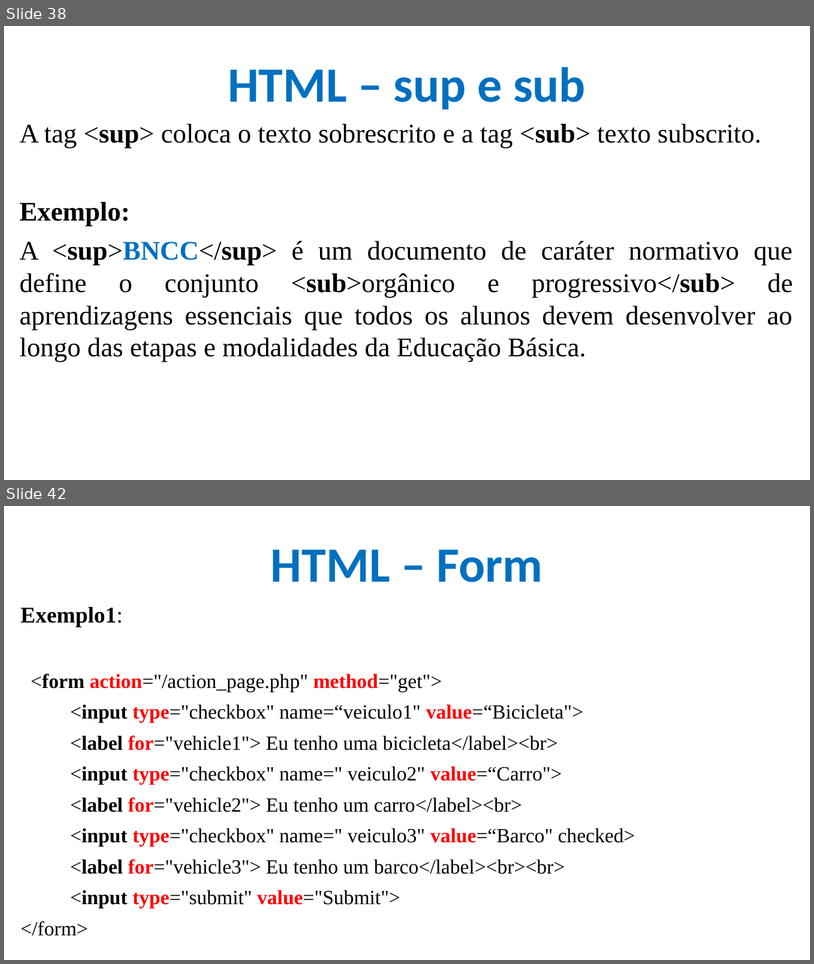
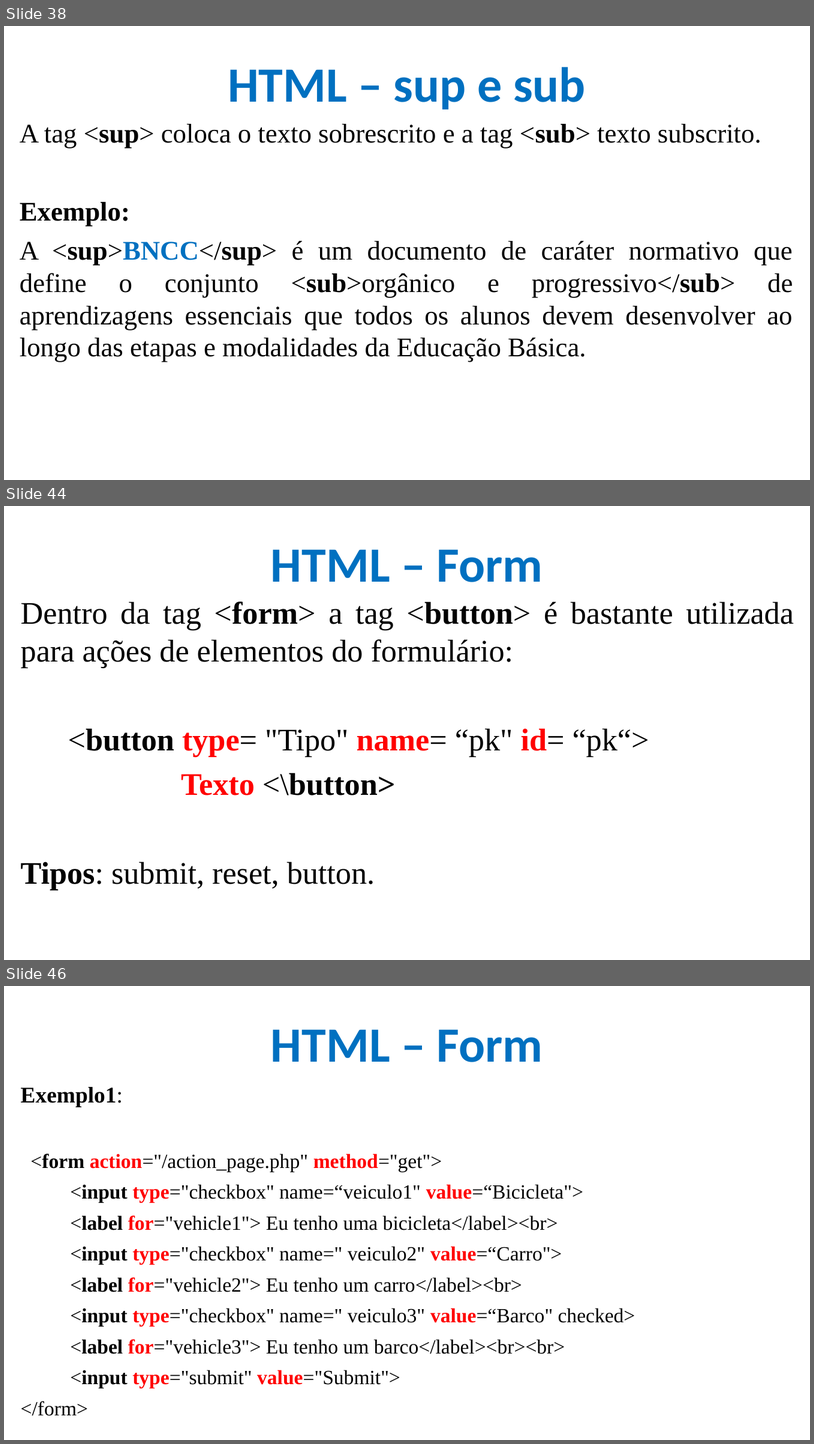
Before and after one commit to CloudEducationBrazil/WydenDesenvolvimentoWebPHP, a slide deck: 01 Classes/Aula 04 Desenvolvimento Web - HTML.pptx. Shown one above the other, each under a label of ours: slides 38 and 42 before the commit, slides 38, 44 and 46 after it; the slides between them are not shown. The pictures are 814x964 and 814x1444 pixels, drawn with LibreOffice and Linux fonts; fonts in the diff are those of the drawing; background and template pictures are left out. Boxes give left, top, right and bottom in pixels: in the first picture for what was removed or moved away, otherwise in the second. Text is boxed around its words. In the diff, an @@ line names an element or a change of style, - is before the commit and + after.

```diff
--- a/01 Classes/Aula 04 Desenvolvimento Web - HTML.pptx
+++ b/01 Classes/Aula 04 Desenvolvimento Web - HTML.pptx
@@ slide 44 added at (x1=4, y1=506, x2=810, y2=960), background picture (left out) @@
@@ title added at (x1=271, y1=549, x2=543, y2=582), 44 pt, text #0070C0, bold @@
+HTML – Form
@@ text added at (x1=21, y1=601, x2=794, y2=890), 28 pt, text #000000 @@
+Dentro da tag <form> a tag <button> é bastante utilizada para ações de elementos do formulário:
+  <button type= "Tipo" name= “pk" id= “pk“>
+  Texto <\button>
+Tipos: submit, reset, button.
@@ what was slide 42 is now slide 46 @@
```
Also in this commit, not shown: 3 slides changed, 3 other slides added, 1 other file.
